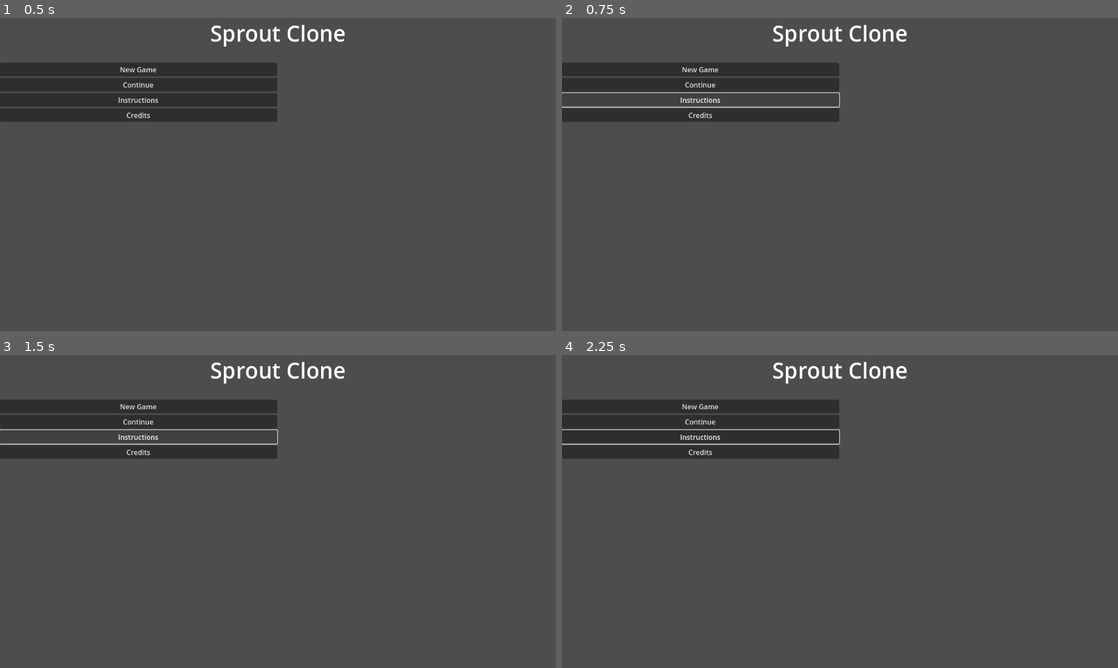
Above: before the commit, frames 1-4 (two rows, left to right).
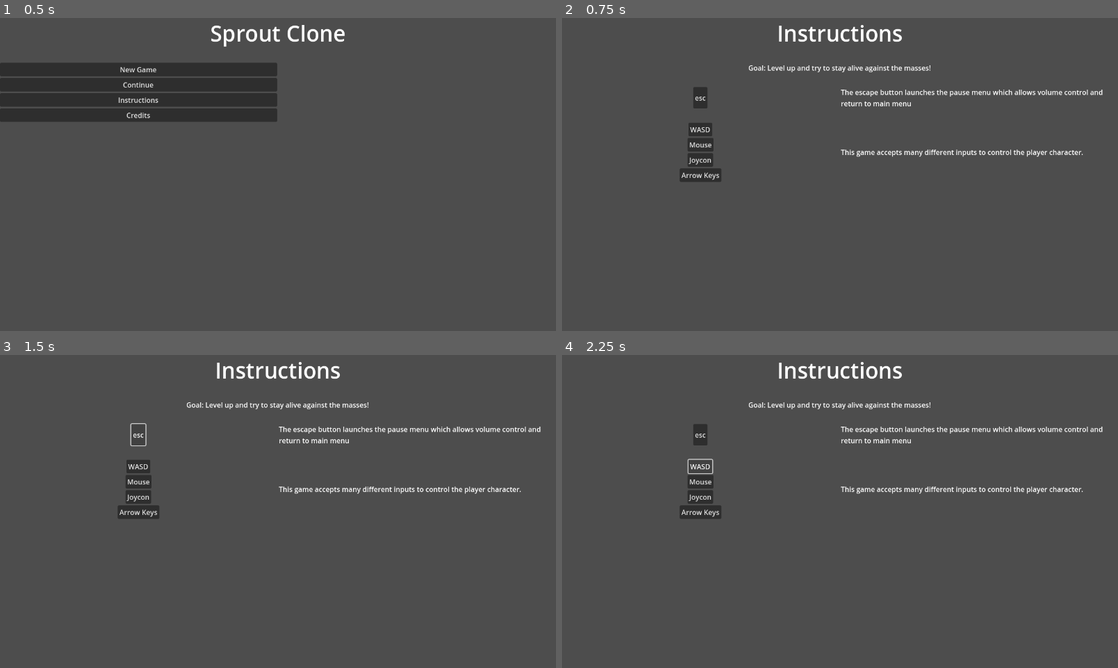
Above: after the commit, the same moments.

Repository: ZenithStar/ggj2024
Game: Godot game, scene res://levels/uipanels/title.tscn
Same seed, same stepped clock (60 frames per second), same inputs: the game is played once before the commit and once after it. The engine's default icon, where the game draws it, is replaced by a stand-in: a white triangle on a blue panel in a dark square.
Inputs (mouse positions are in pixels of both pictures, inside the frame that each line leads up to):
- Up to frame 1 (0.5 s): no input
- Up to frame 2 (0.75 s): click "Instructions" at 0.5 s
- Up to frame 3 (1.5 s): click (139, 433) at 1.25 s, where only the run after the commit has a clickable "esc"
- Up to frame 4 (2.25 s): click (701, 467) at 2 s, where only the run after the commit has a clickable "WASD"

Frame 1 is identical in both runs. In frame 2, 9.1% of the frame differs, in the area x 0-98%, y 2-53%; in frame 3, 9.2%; in frame 4, 11%.

Commit message:
Instructions and control placeholder page

Diff:
--- /dev/null
+++ b/levels/uipanels/instructions.tscn
@@ -0,0 +1,109 @@
+[gd_scene format=3 uid="uid://dng64pevej5wx"]
+
+[node name="Instructions" type="Control"]
+layout_mode = 3
+anchors_preset = 15
+anchor_right = 1.0
+anchor_bottom = 1.0
+grow_horizontal = 2
+grow_vertical = 2
+
+[node name="MarginContainer" type="MarginContainer" parent="."]
+layout_mode = 1
+anchors_preset = 15
+anchor_right = 1.0
+anchor_bottom = 1.0
+grow_horizontal = 2
+grow_vertical = 2
+
+[node name="VBoxContainer" type="VBoxContainer" parent="MarginContainer"]
+layout_mode = 2
+
+[node name="HBoxTitleContainer" type="HBoxContainer" parent="MarginContainer/VBoxContainer"]
+layout_mode = 2
+
+[node name="RichTextLabel" type="RichTextLabel" parent="MarginContainer/VBoxContainer/HBoxTitleContainer"]
+custom_minimum_size = Vector2(0, 70)
+layout_mode = 2
+size_flags_horizontal = 3
+theme_override_font_sizes/normal_font_size = 50
+bbcode_enabled = true
+text = "[center]Instructions[/center]"
+
+[node name="Spacing 1" type="ReferenceRect" parent="MarginContainer/VBoxContainer"]
+custom_minimum_size = Vector2(0, 25)
+layout_mode = 2
+
+[node name="HBoxContainer" type="HBoxContainer" parent="MarginContainer/VBoxContainer"]
+layout_mode = 2
+
+[node name="goal" type="Label" parent="MarginContainer/VBoxContainer/HBoxContainer"]
+layout_mode = 2
+size_flags_horizontal = 6
+text = "Goal: Level up and try to stay alive against the masses!"
+
+[node name="Spacing 2" type="ReferenceRect" parent="MarginContainer/VBoxContainer"]
+custom_minimum_size = Vector2(0, 25)
+layout_mode = 2
+
+[node name="HBoxContainer2" type="HBoxContainer" parent="MarginContainer/VBoxContainer"]
+layout_mode = 2
+size_flags_vertical = 3
+
+[node name="GridContainer" type="GridContainer" parent="MarginContainer/VBoxContainer/HBoxContainer2"]
+layout_mode = 2
+size_flags_horizontal = 3
+columns = 2
+
+[node name="EscButtonContainer" type="HBoxContainer" parent="MarginContainer/VBoxContainer/HBoxContainer2/GridContainer"]
+layout_mode = 2
+size_flags_horizontal = 3
+
+[node name="EscButton" type="Button" parent="MarginContainer/VBoxContainer/HBoxContainer2/GridContainer/EscButtonContainer"]
+layout_mode = 2
+size_flags_horizontal = 6
+text = "esc"
+
+[node name="EscLabel" type="Label" parent="MarginContainer/VBoxContainer/HBoxContainer2/GridContainer"]
+custom_minimum_size = Vector2(400, 0)
+layout_mode = 2
+size_flags_horizontal = 3
+text = "The escape button launches the pause menu which allows volume control and return to main menu"
+autowrap_mode = 3
+
+[node name="Spacing 3" type="ReferenceRect" parent="MarginContainer/VBoxContainer/HBoxContainer2/GridContainer"]
+custom_minimum_size = Vector2(0, 25)
+layout_mode = 2
+
+[node name="Spacing 4" type="ReferenceRect" parent="MarginContainer/VBoxContainer/HBoxContainer2/GridContainer"]
+custom_minimum_size = Vector2(0, 25)
+layout_mode = 2
+
+[node name="VBoxContainer" type="VBoxContainer" parent="MarginContainer/VBoxContainer/HBoxContainer2/GridContainer"]
+layout_mode = 2
+size_flags_horizontal = 3
+
+[node name="WASDButton" type="Button" parent="MarginContainer/VBoxContainer/HBoxContainer2/GridContainer/VBoxContainer"]
+layout_mode = 2
+size_flags_horizontal = 4
+text = "WASD"
+
+[node name="MouseButton" type="Button" parent="MarginContainer/VBoxContainer/HBoxContainer2/GridContainer/VBoxContainer"]
+layout_mode = 2
+size_flags_horizontal = 4
+text = "Mouse"
+
+[node name="JoyconButton" type="Button" parent="MarginContainer/VBoxContainer/HBoxContainer2/GridContainer/VBoxContainer"]
+layout_mode = 2
+size_flags_horizontal = 4
+text = "Joycon"
+
+[node name="ArrowKeysButton" type="Button" parent="MarginContainer/VBoxContainer/HBoxContainer2/GridContainer/VBoxContainer"]
+layout_mode = 2
+size_flags_horizontal = 4
+text = "Arrow Keys"
+
+[node name="AllInputsLabel" type="Label" parent="MarginContainer/VBoxContainer/HBoxContainer2/GridContainer"]
+layout_mode = 2
+size_flags_horizontal = 3
+text = "This game accepts many different inputs to control the player character."
--- a/levels/uipanels/title.tscn
+++ b/levels/uipanels/title.tscn
@@ -71,3 +71,4 @@
 
 [connection signal="pressed" from="MarginContainer/VBoxContainer/SplitScreen/ButtonContainer/New Game" to="." method="_on_new_game_pressed"]
 [connection signal="pressed" from="MarginContainer/VBoxContainer/SplitScreen/ButtonContainer/Continue" to="." method="_on_continue_pressed"]
+[connection signal="pressed" from="MarginContainer/VBoxContainer/SplitScreen/ButtonContainer/Instructions" to="." method="_on_instructions_pressed"]
--- a/scripts/title.gd
+++ b/scripts/title.gd
@@ -13,9 +13,11 @@
 
 func _on_new_game_pressed():
 	get_tree().change_scene_to_file("res://levels/survivors_level.tscn")
-	pass # Replace with function body.
 
 
 func _on_continue_pressed():
 	get_tree().change_scene_to_file("res://levels/survivors_level.tscn")
-	pass # Replace with function body.
+
+
+func _on_instructions_pressed():
+	get_tree().change_scene_to_file("res://levels/uipanels/instructions.tscn")
